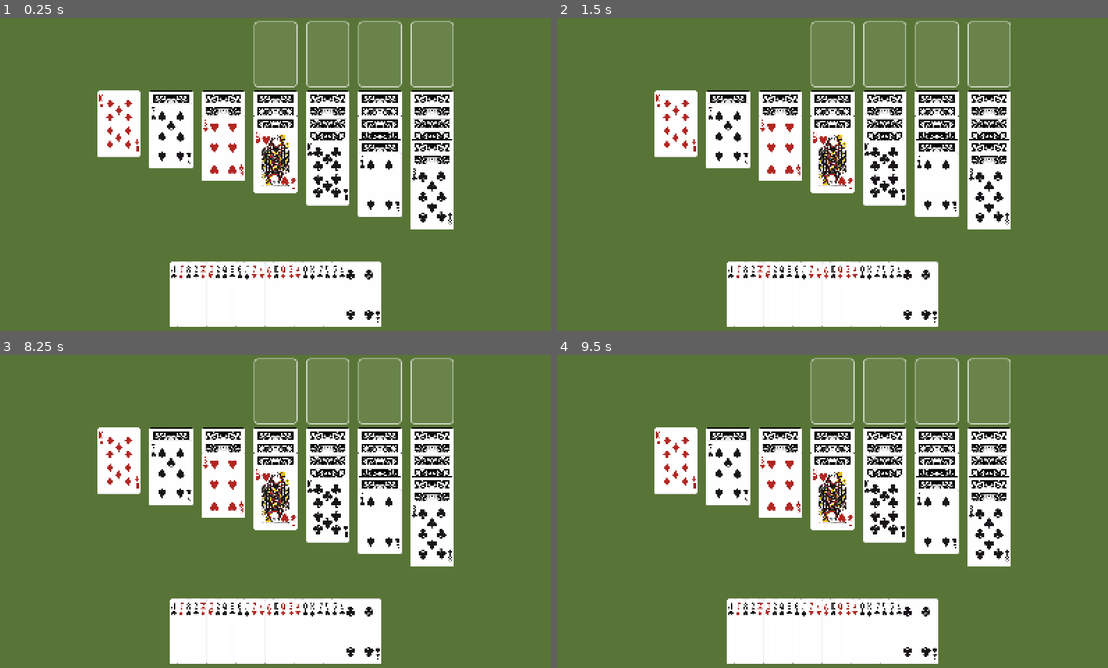
Above: before the commit, frames 1-4 (two rows, left to right).
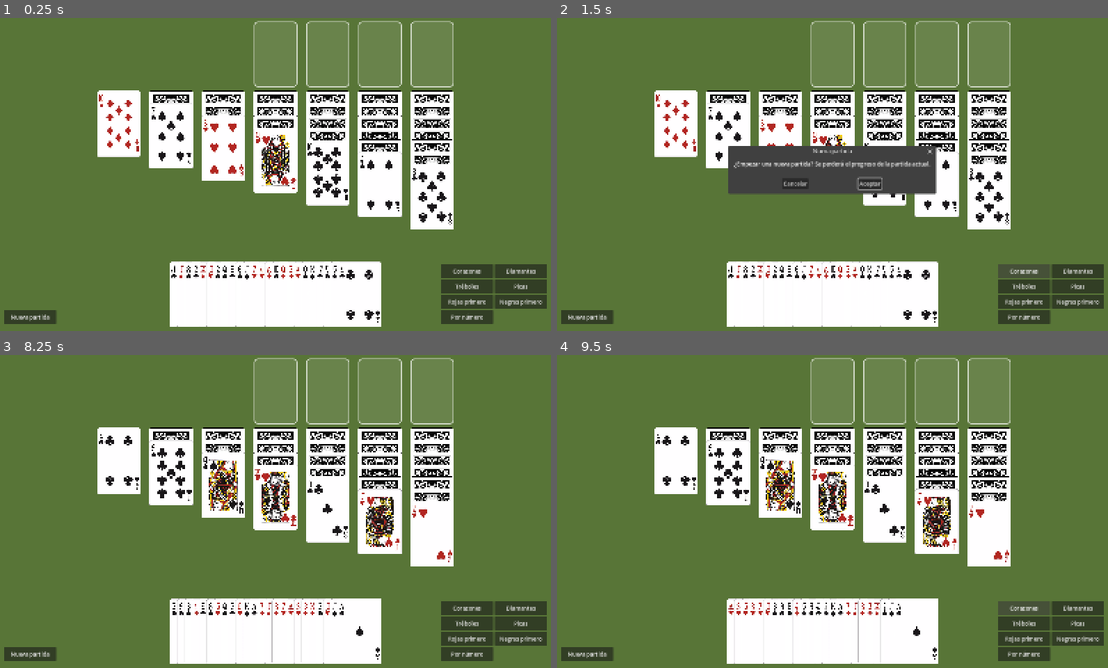
Above: after the commit, the same moments.

Repository: DiegoFernandez-DF/juego-de-cartas
Game: Godot game, scene res://scenes/Juego.tscn
The game is run twice, just before and just after one commit, with the same random seed, the same clock (stepped at 60 frames per second) and the same inputs. The project has no main scene, so this scene is started directly.
Inputs (mouse positions are in pixels of both pictures, inside the frame that each line leads up to):
- Up to frame 1 (0.25 s): no input
- Up to frame 2 (1.5 s): click (584, 318) at 0.5 s, where only the run after the commit has a clickable "Nueva partida"; click (1025, 271) at 1.25 s, where only the run after the commit has a clickable "Corazones"
- Up to frame 3 (8.25 s): click (523, 608) at 2 s, where only the run after the commit has a clickable "Diamantes"; click (468, 624) at 2.75 s, where only the run after the commit has a clickable "Tréboles"; click (523, 624) at 3.5 s, where only the run after the commit has a clickable "Picas"; click (468, 639) at 4.25 s, where only the run after the commit has a clickable "Rojas primero"; click (523, 639) at 5 s, where only the run after the commit has a clickable "Negras primero"; click (468, 655) at 5.75 s, where only the run after the commit has a clickable "Por número"; click (236, 520) at 6.5 s, where only the run after the commit has a clickable "Cancelar"; click (27, 655) at 7.25 s, where only the run after the commit has a clickable "Nueva partida"; click (314, 520) at 8 s, where only the run after the commit has a clickable "Aceptar"
- Up to frame 4 (9.5 s): click (1025, 608) at 8.75 s, where only the run after the commit has a clickable "Corazones"

The runs differ from the first frame. In frame 1, 3.4% of the frame differs, in the area x 0-100%, y 78-98%; in frame 2, 9.2%, in the area x 0-100%, y 40-98%; in frame 3, 7.4%; in frame 4, 7.4%.

Commit message:
feat: implementacion de ordenamiento de la mano y boton de nueva partida

Diff:
--- a/scripts/Juego.gd
+++ b/scripts/Juego.gd
@@ -40,6 +40,7 @@
 	crear_zonas_columnas()
 	mostrar_tablero()
 	mostrar_mano()
+	crear_botones_interfaz()
 
 
 func configurar_distribucion() -> void:
@@ -462,6 +463,126 @@
 		mostrar_resultado("Partida bloqueada")
 
 
+func crear_botones_interfaz() -> void:
+	# Capa propia por debajo del cartel de resultado.
+	var capa := CanvasLayer.new()
+	capa.layer = 5
+	add_child(capa)
+
+	# Abajo a la izquierda: acciones de la partida.
+	var panel_izquierdo := VBoxContainer.new()
+	panel_izquierdo.mouse_filter = Control.MOUSE_FILTER_IGNORE
+	capa.add_child(panel_izquierdo)
+	_anclar_abajo(panel_izquierdo, false)
+
+	panel_izquierdo.add_child(
+		_crear_boton("Nueva partida", confirmar_nueva_partida)
+	)
+
+	# Abajo a la derecha: ordenamiento de la mano.
+	var panel_derecho := GridContainer.new()
+	panel_derecho.columns = 2
+	panel_derecho.mouse_filter = Control.MOUSE_FILTER_IGNORE
+	capa.add_child(panel_derecho)
+	_anclar_abajo(panel_derecho, true)
+
+	panel_derecho.add_child(_crear_boton(
+		"Corazones", _ordenar_mano_por_palo.bind(Carta.Palo.CORAZONES)
+	))
+	panel_derecho.add_child(_crear_boton(
+		"Diamantes", _ordenar_mano_por_palo.bind(Carta.Palo.DIAMANTES)
+	))
+	panel_derecho.add_child(_crear_boton(
+		"Tréboles", _ordenar_mano_por_palo.bind(Carta.Palo.TREBOLES)
+	))
+	panel_derecho.add_child(_crear_boton(
+		"Picas", _ordenar_mano_por_palo.bind(Carta.Palo.PICAS)
+	))
+	panel_derecho.add_child(_crear_boton(
+		"Rojas primero", _ordenar_mano_por_color.bind(true)
+	))
+	panel_derecho.add_child(_crear_boton(
+		"Negras primero", _ordenar_mano_por_color.bind(false)
+	))
+	panel_derecho.add_child(_crear_boton(
+		"Por número", _ordenar_mano_por_numero
+	))
+
+
+func _crear_boton(texto: String, accion: Callable) -> Button:
+	var boton := Button.new()
+	boton.text = texto
+	boton.custom_minimum_size = Vector2(150, 40)
+	boton.focus_mode = Control.FOCUS_NONE
+	boton.pressed.connect(accion)
+	return boton
+
+
+# Pega un contenedor a la esquina inferior izquierda o derecha.
+func _anclar_abajo(control: Control, derecha: bool) -> void:
+	var margen: float = 20.0
+	var ancla_x: float = 1.0 if derecha else 0.0
+
+	control.anchor_left = ancla_x
+	control.anchor_right = ancla_x
+	control.anchor_top = 1.0
+	control.anchor_bottom = 1.0
+
+	if derecha:
+		control.offset_left = -margen
+		control.offset_right = -margen
+		control.grow_horizontal = Control.GROW_DIRECTION_BEGIN
+	else:
+		control.offset_left = margen
+		control.offset_right = margen
+		control.grow_horizontal = Control.GROW_DIRECTION_END
+
+	control.offset_top = -margen
+	control.offset_bottom = -margen
+	control.grow_vertical = Control.GROW_DIRECTION_BEGIN
+
+
+func _ordenar_mano_por_numero() -> void:
+	partida.mano.ordenar_por_numero()
+	reordenar_mano_visual()
+
+
+func _ordenar_mano_por_color(rojas_primero: bool) -> void:
+	partida.mano.ordenar_por_color(rojas_primero)
+	reordenar_mano_visual()
+
+
+func _ordenar_mano_por_palo(palo: Carta.Palo) -> void:
+	partida.mano.ordenar_por_palo(palo)
+	reordenar_mano_visual()
+
+
+# Acomoda las cartas visuales de la mano segun el orden del modelo.
+func reordenar_mano_visual() -> void:
+	for i in range(partida.mano.cartas.size()):
+		var carta: Carta = partida.mano.cartas[i]
+
+		for nodo in $Mano.get_children():
+			if nodo.carta == carta:
+				$Mano.move_child(nodo, i)
+				break
+
+	actualizar_indices_mano()
+
+
+func confirmar_nueva_partida() -> void:
+	var dialogo := ConfirmationDialog.new()
+	dialogo.title = "Nueva partida"
+	dialogo.dialog_text = "¿Empezar una nueva partida? Se perderá el progreso de la partida actual."
+	dialogo.ok_button_text = "Aceptar"
+	dialogo.cancel_button_text = "Cancelar"
+	dialogo.confirmed.connect(_on_nueva_partida_presionado)
+	dialogo.canceled.connect(dialogo.queue_free)
+
+	add_child(dialogo)
+	dialogo.popup_centered()
+
+
 func mostrar_resultado(mensaje: String) -> void:
 	partida_terminada = true
 
--- a/scripts/Mano.gd
+++ b/scripts/Mano.gd
@@ -1,4 +1,78 @@
 class_name Mano
 
 
+enum Criterio {
+	NINGUNO,
+	NUMERO,
+	COLOR,
+	PALO
+}
+
 var cartas: Array[Carta] = []
+
+# Datos del ultimo ordenamiento (los necesitara el guardado de partida).
+var criterio_ordenamiento: Criterio = Criterio.NINGUNO
+var palo_seleccionado: Carta.Palo = Carta.Palo.CORAZONES
+var rojas_primero: bool = true
+
+
+# Todas las cartas por valor ascendente.
+func ordenar_por_numero() -> void:
+	criterio_ordenamiento = Criterio.NUMERO
+
+	_ordenar_estable(
+		func(carta: Carta) -> int: return carta.valor
+	)
+
+
+# Dos grupos por color, cada uno por valor ascendente.
+func ordenar_por_color(primero_rojas: bool = true) -> void:
+	criterio_ordenamiento = Criterio.COLOR
+	rojas_primero = primero_rojas
+
+	_ordenar_estable(
+		func(carta: Carta) -> int: return (0 if _es_roja(carta) == primero_rojas else 100) + carta.valor
+	)
+
+
+# Las cartas del palo elegido van a la izquierda, por valor ascendente.
+# Las demas conservan el orden relativo que tenian.
+func ordenar_por_palo(palo: Carta.Palo) -> void:
+	criterio_ordenamiento = Criterio.PALO
+	palo_seleccionado = palo
+
+	_ordenar_estable(
+		func(carta: Carta) -> int: return carta.valor if carta.palo == palo else 100
+	)
+
+
+static func _es_roja(carta: Carta) -> bool:
+	return (
+		carta.palo == Carta.Palo.CORAZONES
+		or carta.palo == Carta.Palo.DIAMANTES
+	)
+
+
+# Ordena por la clave dada; si dos cartas empatan, queda primero la
+# que ya estaba mas a la izquierda.
+func _ordenar_estable(clave: Callable) -> void:
+	var pares: Array = []
+
+	for i in range(cartas.size()):
+		pares.append([clave.call(cartas[i]), i])
+
+	pares.sort_custom(_comparar_pares)
+
+	var ordenadas: Array[Carta] = []
+
+	for par in pares:
+		ordenadas.append(cartas[par[1]])
+
+	cartas = ordenadas
+
+
+static func _comparar_pares(a: Array, b: Array) -> bool:
+	if a[0] != b[0]:
+		return a[0] < b[0]
+
+	return a[1] < b[1]
